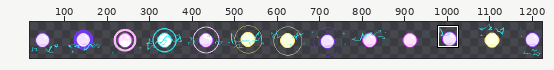
Two versions of one pixel-art file, effects/laser_emit.aseprite. Above: a wide view before the commit, with the close-up outlined.
Close-up. Before the edit:
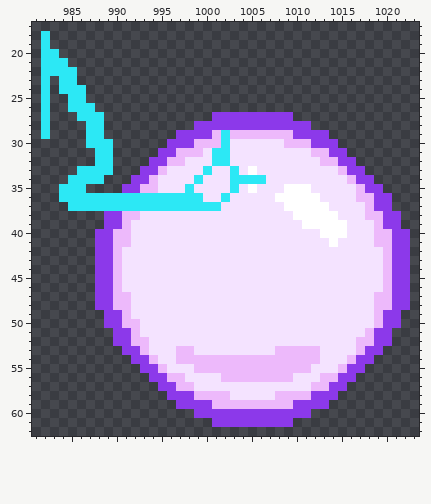
2048x512 pixels, 1 frame. Colours within 5 levels of each other are drawn and written as one. Shown: x 981..1023, y 17..62. The wide view leaves out empty margins. The commit also changed other parts of the picture, which this record leaves out.
After the commit:
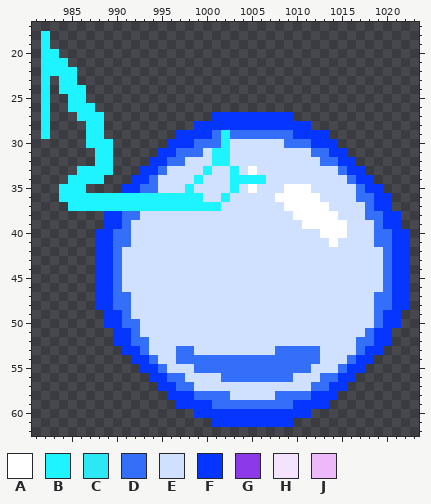
Palette (. is transparent): A #ffffff  B #1ef4ff  C #2ce8f5  D #346ff9  E #d0e1ff  F #0436ff  G #8c39ea  H #f4e3ff  J #edb9fb
The exact change:
@@ x 981..1023 @@
 17 ...........................................
-18 .C.........................................
-19 .C.........................................
-20 .CC........................................
-21 .CCC.......................................
-22 .CCCC......................................
-23 .C.CC......................................
-24 .C.CCC.....................................
-25 .C..CC.....................................
-26 .C..CCC....................................
-27 .C...CCC............GGGGGGGGG..............
-28 .C....CC..........GGGGGGGGGGGGG............
-29 .C....CC........GGGGJCJJJJJJJGGGG..........
-30 ......CCC......GGGJJJCHHHHHHJJJGGG.........
-31 .......CC.....GGJJJHCCHHHHHHHHHJJGG........
-32 .......CC....GGJJHHHCCHHHHHHHHHHJJGG.......
-33 .....CCCC...GGJHHHHCHHCHAHHHHHHHHHJGG......
-34 ....CCCC...GGJHHHHCHHHCCCCHHHHHHHHHJGG.....
-35 ...CCC....GGJJHHHCHHHHCHAHHHAAAHHHHHJGG....
-36 ...CCCCCCCCCCCCCCCCHHCHHHHHAAAAAHHHHJJGG...
-37 ....CCCCCCCCCCCCCCCCCHHHHHHHAAAAAHHHHJGG...
-38 ........GGJJHHHHHHHHHHHHHHHHHAAAAAHHHJJGG..
-39 ........GGJHHHHHHHHHHHHHHHHHHHAAAAAHHHJGG..
-40 .......GGJJHHHHHHHHHHHHHHHHHHHHHAAAHHHJJGG.
-41 .......GGJJHHHHHHHHHHHHHHHHHHHHHHAHHHHJJGG.
-42 .......GGJHHHHHHHHHHHHHHHHHHHHHHHHHHHHHJGG.
-43 .......GGJHHHHHHHHHHHHHHHHHHHHHHHHHHHHHJGG.
-44 .......GGJHHHHHHHHHHHHHHHHHHHHHHHHHHHHHJGG.
-45 .......GGJHHHHHHHHHHHHHHHHHHHHHHHHHHHHHJGG.
-46 .......GGJHHHHHHHHHHHHHHHHHHHHHHHHHHHHHJGG.
-47 .......GGJJHHHHHHHHHHHHHHHHHHHHHHHHHHHJJGG.
-48 .......GGJJHHHHHHHHHHHHHHHHHHHHHHHHHHHJJGG.
-49 ........GGJHHHHHHHHHHHHHHHHHHHHHHHHHHHJGG..
-50 ........GGJJHHHHHHHHHHHHHHHHHHHHHHHHHHJGG..
-51 .........GGJHHHHHHHHHHHHHHHHHHHHHHHHHJGG...
-52 .........GGJJHHHHHHHHHHHHHHHHHHHHHHHJJGG...
-53 ..........GGJHHHJJHHHHHHHHHJJJJJHHHHJGG....
-54 ...........GGJHHJJJJJJJJJJJJJJJJHHHJGG.....
-55 ............GGJHHHJJJJJJJJJJJJJHHHJGG......
-56 .............GGJJHHHHJJJJJJJJHHHJJGG.......
-57 ..............GGJJHHHHHHHHHHHHHJJGG........
-58 ...............GGGJJJJHHHHHJJJJGGG.........
-59 ................GGGGJJJJJJJJJGGGG..........
-60 ..................GGGGGGGGGGGGG............
-61 ....................GGGGGGGGG..............
+18 .B.........................................
+19 .B.........................................
+20 .BB........................................
+21 .BBB.......................................
+22 .BBBB......................................
+23 .B.BB......................................
+24 .B.BBB.....................................
+25 .B..BB.....................................
+26 .B..BBB....................................
+27 .B...BBB............FFFFFFFFF..............
+28 .B....BB..........FFFFFFFFFFFFF............
+29 .B....BB........FFFFDBDDDDDDDFFFF..........
+30 ......BBB......FFFDDDBEEEEEEDDDFFF.........
+31 .......BB.....FFDDDEBBEEEEEEEEEDDFF........
+32 .......BB....FFDDEEEBBEEEEEEEEEEDDFF.......
+33 .....BBBB...FFDEEEEBEEBEAEEEEEEEEEDFF......
+34 ....BBBB...FFDEEEEBEEEBBBBEEEEEEEEEDFF.....
+35 ...BBB....FFDDEEEBEEEEBEAEEEAAAEEEEEDFF....
+36 ...BBBBBBBBBBBBBBBBEEBEEEEEAAAAAEEEEDDFF...
+37 ....BBBBBBBBBBBBBBBBBEEEEEEEAAAAAEEEEDFF...
+38 ........FFDDEEEEEEEEEEEEEEEEEAAAAAEEEDDFF..
+39 ........FFDEEEEEEEEEEEEEEEEEEEAAAAAEEEDFF..
+40 .......FFDDEEEEEEEEEEEEEEEEEEEEEAAAEEEDDFF.
+41 .......FFDDEEEEEEEEEEEEEEEEEEEEEEAEEEEDDFF.
+42 .......FFDEEEEEEEEEEEEEEEEEEEEEEEEEEEEEDFF.
+43 .......FFDEEEEEEEEEEEEEEEEEEEEEEEEEEEEEDFF.
+44 .......FFDEEEEEEEEEEEEEEEEEEEEEEEEEEEEEDFF.
+45 .......FFDEEEEEEEEEEEEEEEEEEEEEEEEEEEEEDFF.
+46 .......FFDEEEEEEEEEEEEEEEEEEEEEEEEEEEEEDFF.
+47 .......FFDDEEEEEEEEEEEEEEEEEEEEEEEEEEEDDFF.
+48 .......FFDDEEEEEEEEEEEEEEEEEEEEEEEEEEEDDFF.
+49 ........FFDEEEEEEEEEEEEEEEEEEEEEEEEEEEDFF..
+50 ........FFDDEEEEEEEEEEEEEEEEEEEEEEEEEEDFF..
+51 .........FFDEEEEEEEEEEEEEEEEEEEEEEEEEDFF...
+52 .........FFDDEEEEEEEEEEEEEEEEEEEEEEEDDFF...
+53 ..........FFDEEEDDEEEEEEEEEDDDDDEEEEDFF....
+54 ...........FFDEEDDDDDDDDDDDDDDDDEEEDFF.....
+55 ............FFDEEEDDDDDDDDDDDDDEEEDFF......
+56 .............FFDDEEEEDDDDDDDDEEEDDFF.......
+57 ..............FFDDEEEEEEEEEEEEEDDFF........
+58 ...............FFFDDDDEEEEEDDDDFFF.........
+59 ................FFFFDDDDDDDDDFFFF..........
+60 ..................FFFFFFFFFFFFF............
+61 ....................FFFFFFFFF..............
 62 ...........................................
Pixel boxes of the changes (left, top, right, bottom) in both close-ups:
changed: (41, 31, 410, 427)
